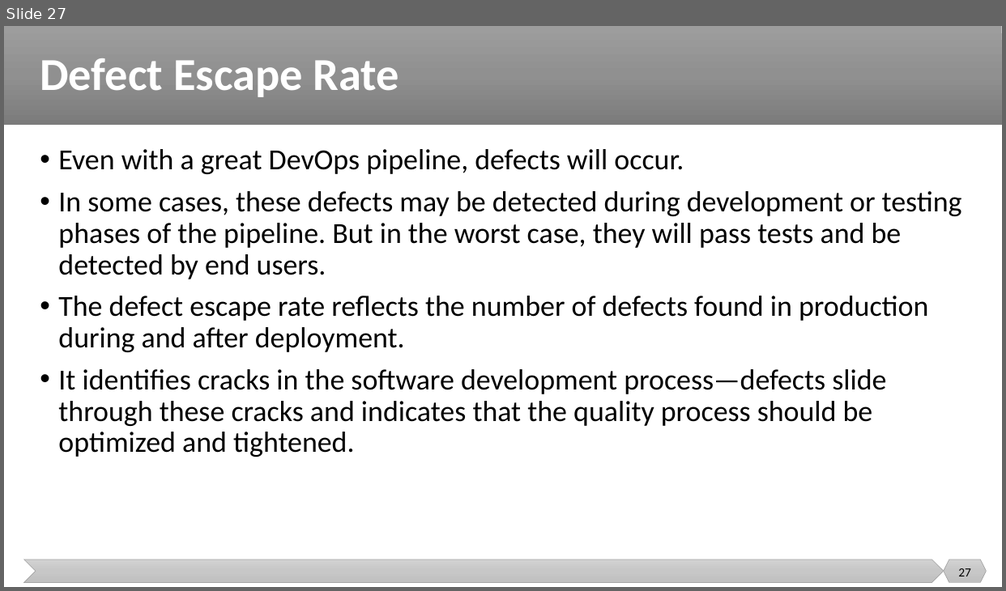
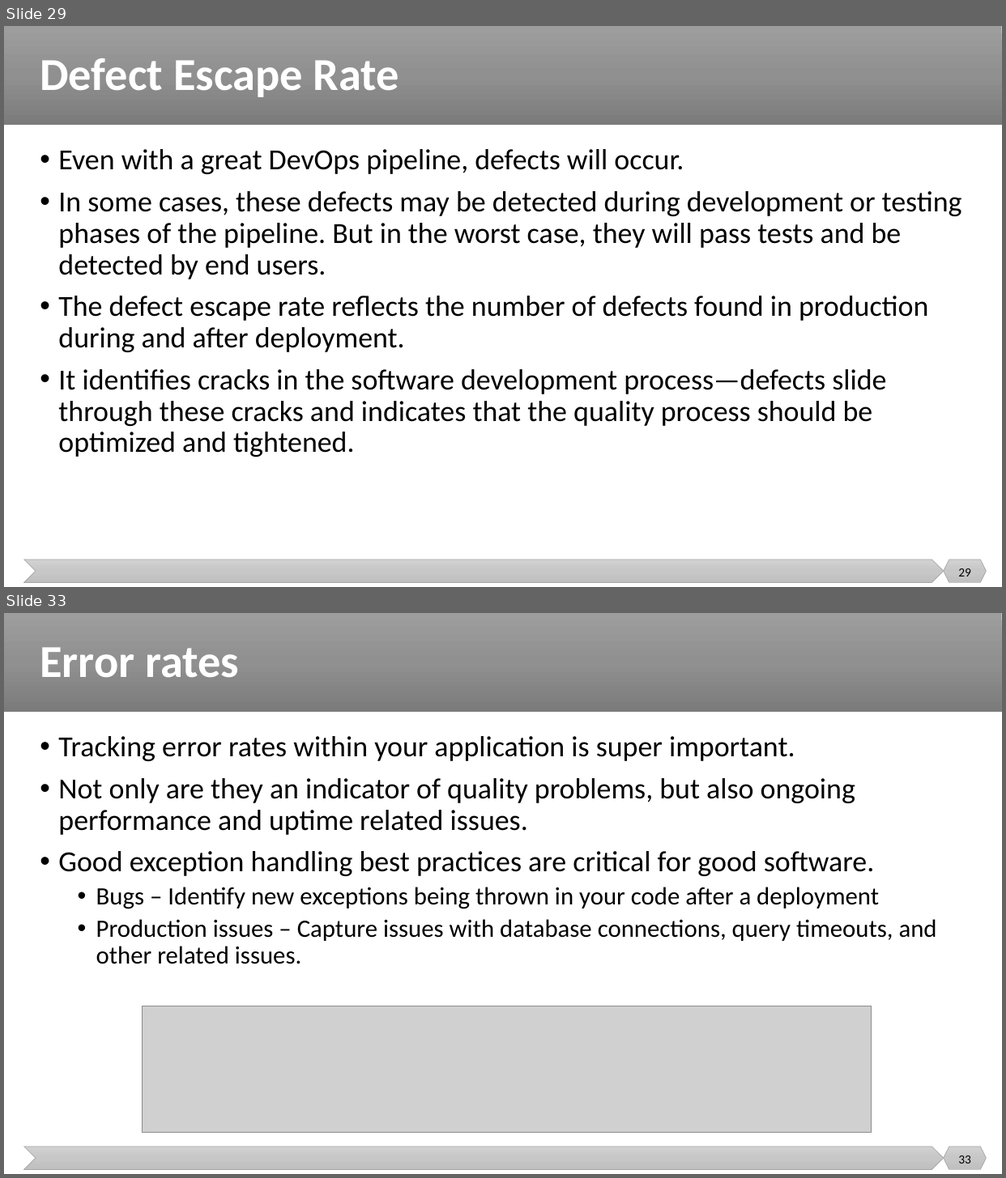
Before and after one commit to malenezi/malenezi, a slide deck: SE489/Lectures/8-DevOps Metrics/DevOps Metrics.pptx. Shown one above the other, each under a label of ours: slide 27 before the commit, slides 29 and 33 after it; the slides between them are not shown. The pictures are 1006x591 and 1006x1178 pixels, drawn with LibreOffice and Linux fonts; fonts in the diff are those of the drawing; grey boxes stand for pictures. Boxes give left, top, right and bottom in pixels: in the first picture for what was removed or moved away, otherwise in the second. Text is boxed around its words. In the diff, an @@ line names an element or a change of style, - is before the commit and + after.

```diff
--- a/SE489/Lectures/8-DevOps Metrics/DevOps Metrics.pptx
+++ b/SE489/Lectures/8-DevOps Metrics/DevOps Metrics.pptx
@@ slide 33 added at <box>4,613,1002,1174</box>, background #FFFFFF; not listed: 3 template elements that a slide beside it also shows @@
@@ title added at <box>40,647,239,677</box>, 44 pt, text #FFFFFF, bold @@
+Error rates
@@ text added at <box>58,736,937,965</box>, 28 pt, text #000000 @@
+• Tracking error rates within your application is super important.
+• Not only are they an indicator of quality problems, but also ongoing performance and uptime related issues.
+• Good exception handling best practices are critical for good software.
+  • Bugs – Identify new exceptions being thrown in your code after a deployment
+  • Production issues – Capture issues with database connections, query timeouts, and other related issues.
@@ picture added at <box>142,1006,872,1133</box> @@
@@ page number added at <box>958,1156,971,1164</box>, 12 pt, text #000000 @@
+33
@@ what was slide 27 is now slide 29 @@
@@ page number at <box>958,569,971,577</box>: text changed @@
-27
+29
```
Also in this commit, not shown: 3 slides changed, 11 other slides added, 1 slide removed.
